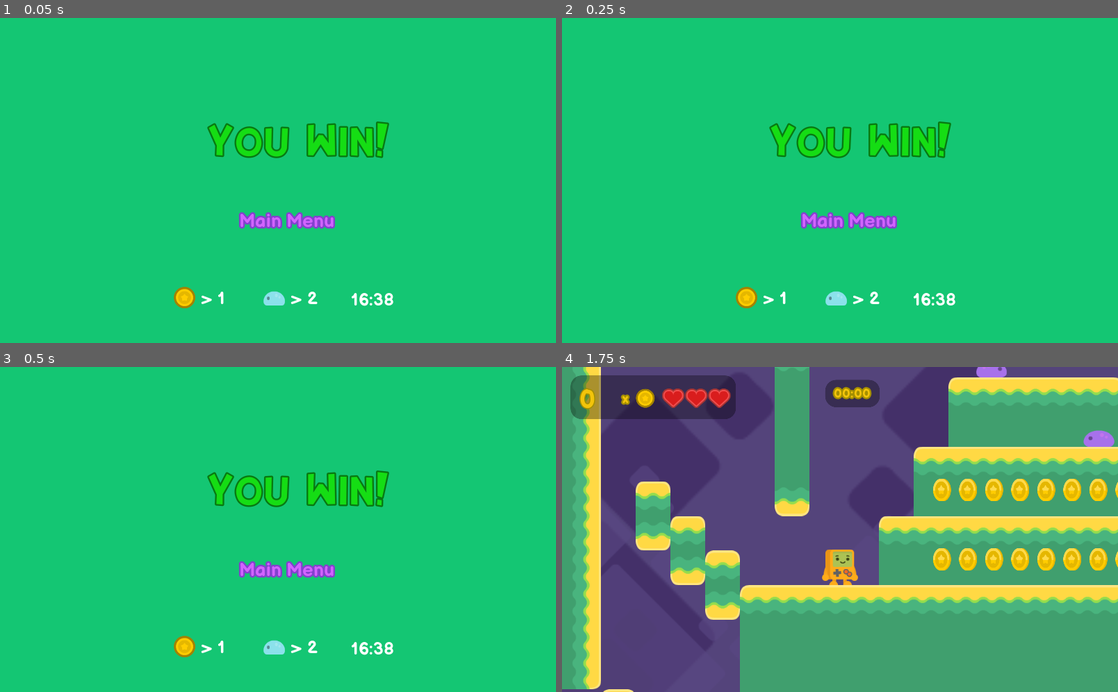
Above: before the commit, frames 1-4 (two rows, left to right).
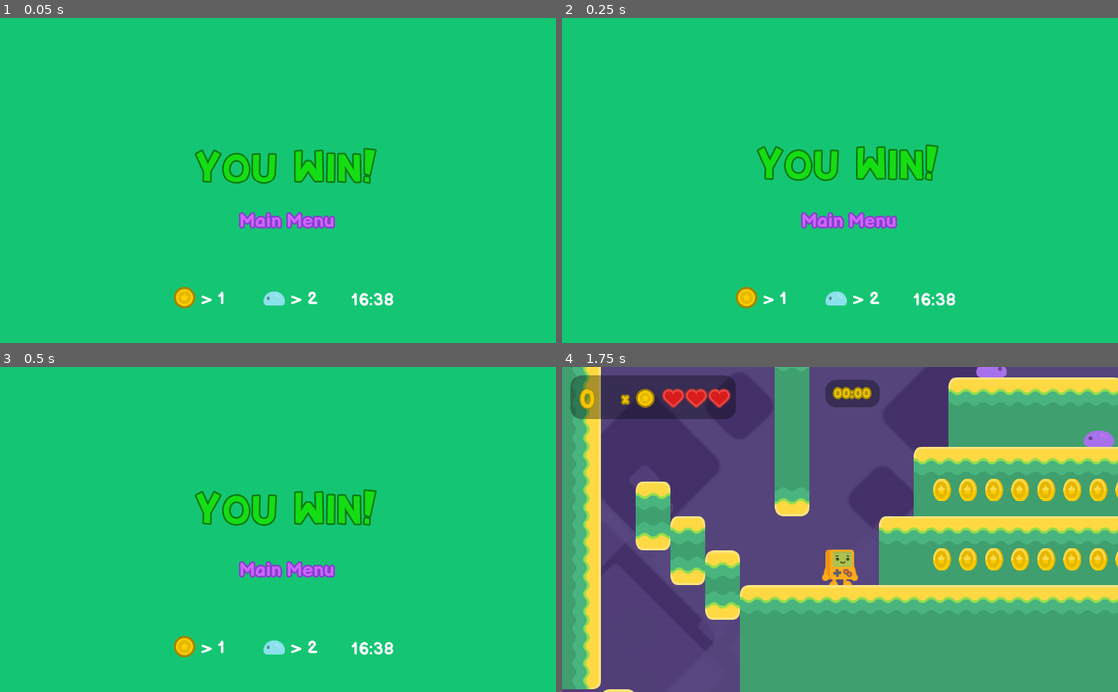
Above: after the commit, the same moments.

Repository: CrabbitSlater/Godot_2D_Tutorial_adv
Game: Godot game, scene res://Assets/GameWinScreen.tscn
The game is run twice, just before and just after one commit, with the same random seed, the same clock (stepped at 60 frames per second) and the same inputs. This scene is started directly instead of the project's main scene.
Inputs:
- Up to frame 1 (0.05 s): no input
- Up to frame 2 (0.25 s): no input
- Up to frame 3 (0.5 s): no input
- Up to frame 4 (1.75 s): click "Main Menu" at 0.5 s; click "Play" at 1.25 s

The runs differ from the first frame. In frame 1, 4.0% of the frame differs, in the area x 35-70%, y 31-52%; in frame 2, 3.8%; in frame 3, 3.5%; in frame 4, nothing differs.

Commit message:
animated win label

Diff:
--- a/Assets/GameWinScreen.tscn
+++ b/Assets/GameWinScreen.tscn
@@ -17,6 +17,38 @@
 outline_size = 3
 outline_color = Color( 0.0313726, 0.47451, 0.0666667, 1 )
 font_data = ExtResource( 3 )
+
+[sub_resource type="Animation" id=3]
+length = 0.001
+tracks/0/type = "value"
+tracks/0/path = NodePath(".:rect_position")
+tracks/0/interp = 1
+tracks/0/loop_wrap = true
+tracks/0/imported = false
+tracks/0/enabled = true
+tracks/0/keys = {
+"times": PoolRealArray( 0 ),
+"transitions": PoolRealArray( 1 ),
+"update": 0,
+"values": [ Vector2( 378, 201.888 ) ]
+}
+
+[sub_resource type="Animation" id=4]
+resource_name = "win_bounce"
+length = 2.0
+loop = true
+tracks/0/type = "value"
+tracks/0/path = NodePath(".:rect_position")
+tracks/0/interp = 1
+tracks/0/loop_wrap = true
+tracks/0/imported = false
+tracks/0/enabled = true
+tracks/0/keys = {
+"times": PoolRealArray( 0, 1 ),
+"transitions": PoolRealArray( 1, 1 ),
+"update": 0,
+"values": [ Vector2( 15, -30 ), Vector2( 15, -60 ) ]
+}
 
 [node name="GameWinScreen" type="Control"]
 anchor_right = 1.0
@@ -55,6 +87,11 @@
 align = 1
 valign = 1
 
+[node name="AnimationPlayer" type="AnimationPlayer" parent="WinScreenText"]
+autoplay = "win_bounce"
+anims/RESET = SubResource( 3 )
+anims/win_bounce = SubResource( 4 )
+
 [node name="WinScore" parent="." instance=ExtResource( 4 )]
 visible = false
 margin_left = 220.0
--- a/Assets/Levels/Test_Level.tscn
+++ b/Assets/Levels/Test_Level.tscn
@@ -653,9 +653,9 @@
 [node name="PauseTitle" type="Label" parent="HUD/PauseMenu"]
 anchor_left = 0.5
 anchor_right = 0.5
-margin_left = -412.0
+margin_left = -112.0
 margin_top = -53.0
-margin_right = 409.005
+margin_right = 709.005
 margin_bottom = 62.0006
 custom_colors/font_color = Color( 0.309804, 0.105882, 0.752941, 1 )
 custom_colors/font_outline_modulate = Color( 0.866667, 0.568627, 0.988235, 1 )
--- a/Assets/TitleMenu.tscn
+++ b/Assets/TitleMenu.tscn
@@ -89,9 +89,9 @@
 [node name="Title_Label" type="Label" parent="."]
 anchor_left = 0.5
 anchor_right = 0.5
-margin_left = 112.0
+margin_left = -400.0
 margin_top = 32.0
-margin_right = 933.005
+margin_right = 421.005
 margin_bottom = 147.001
 custom_colors/font_color = Color( 0.309804, 0.105882, 0.752941, 1 )
 custom_colors/font_outline_modulate = Color( 0.866667, 0.568627, 0.988235, 1 )
Not shown: 1 places in Assets/GameWinScreen.tscn that only renumber resources
